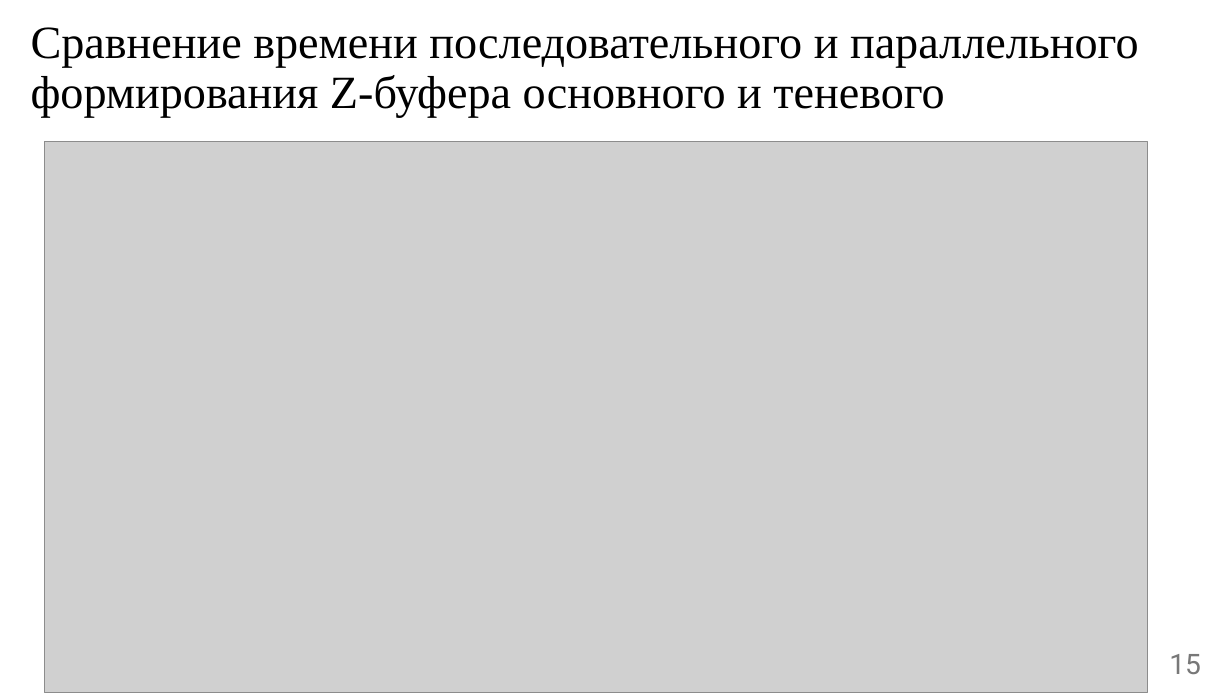
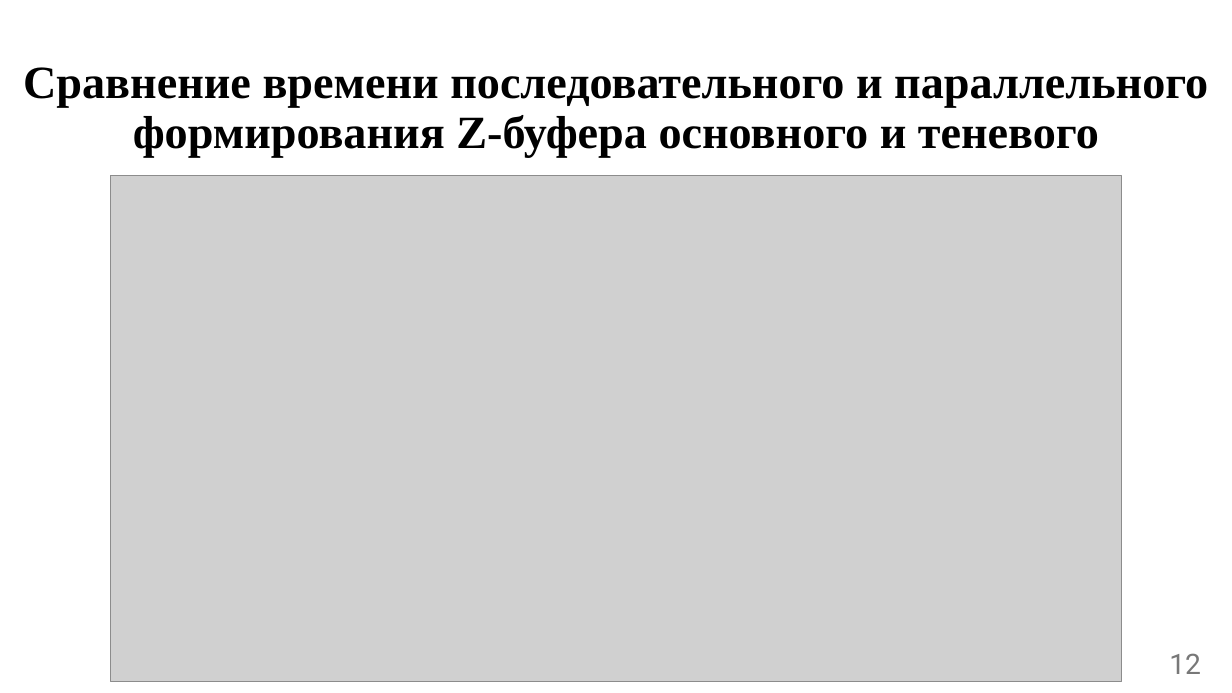
Before and after one commit to Lesa-yps/KYRSACH_CG_5_sem_BMSTU, a slide deck: slide 12 of presentation/ИУ7-55Б-Талышева-Олеся-презентация-КГ.pptx (slide 15 before the commit). Drawn at 1232x693 pixels with LibreOffice and Linux fonts; fonts in the diff are those of the drawing; grey boxes stand for pictures. Boxes give left, top, right and bottom in pixels: in the first picture for what was removed or moved away, otherwise in the second. Text is boxed around its words. In the diff, an @@ line names an element or a change of style, - is before the commit and + after.

```diff
--- a/presentation/ИУ7-55Б-Талышева-Олеся-презентация-КГ.pptx
+++ b/presentation/ИУ7-55Б-Талышева-Олеся-презентация-КГ.pptx
@@ title "Сравнение времени последовательного и параллельного ...": place and size @@
-title "Сравнение времени последовательного и параллельного ..." at bbox=[31, 27, 1139, 118]
+title "Сравнение времени последовательного и параллельного ..." at bbox=[23, 67, 1208, 158]
@@ title "Сравнение времени последовательного и параллельного ..." at bbox=[23, 67, 1208, 158]: bold on; alignment left to centre @@
@@ picture: place and size @@
-picture at bbox=[44, 141, 1147, 693]
+picture at bbox=[110, 176, 1121, 681]
@@ page number at bbox=[1169, 653, 1201, 674]: text changed @@
-15
+12
```
Also in this commit, not shown: 11 other slides changed, 1 slide added, 4 slides removed, 32 other files.
